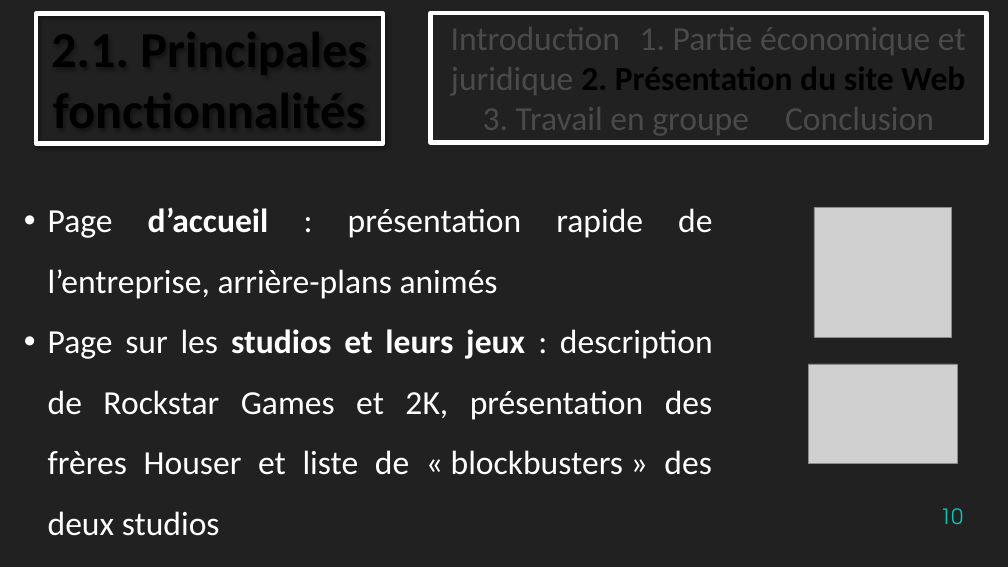
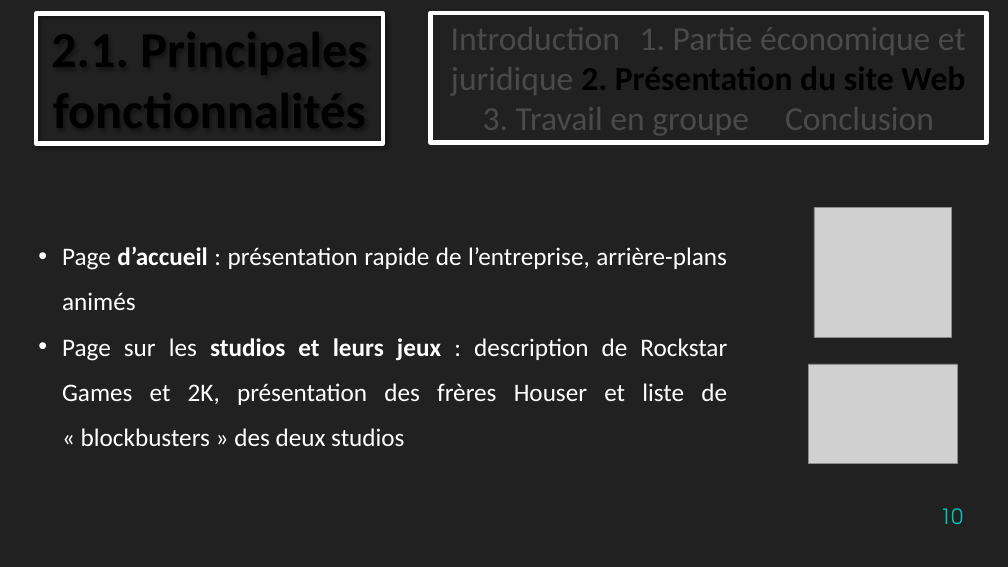
Before and after one commit to TheStaticTurtle/IUT_Website_TTI, a slide deck: slide 10 of Documents/Soutenance.pptx. Drawn at 1008x567 pixels with LibreOffice and Linux fonts; fonts in the diff are those of the drawing; grey boxes stand for pictures; background and template pictures are left out. Boxes give left, top, right and bottom in pixels: in the first picture for what was removed or moved away, otherwise in the second. Text is boxed around its words. In the diff, an @@ line names an element or a change of style, - is before the commit and + after.

```diff
--- a/Documents/Soutenance.pptx
+++ b/Documents/Soutenance.pptx
@@ text "Page d’accueil : présentation rapide ..." moved from (x1=48, y1=208, x2=713, y2=536) to (x1=62, y1=247, x2=727, y2=446) @@
@@ text "Page d’accueil : présentation rapide ..." at (x1=62, y1=247, x2=727, y2=446): size 32 to 24 pt @@
```
Also in this commit, not shown: 10 other slides changed, 1 slide added.
